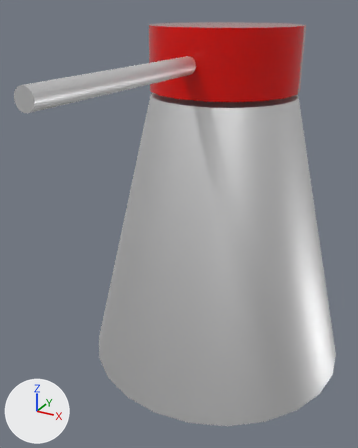
An edit to the FBX model Assets/Models/Turret.fbx, drawn before and after from the same camera.
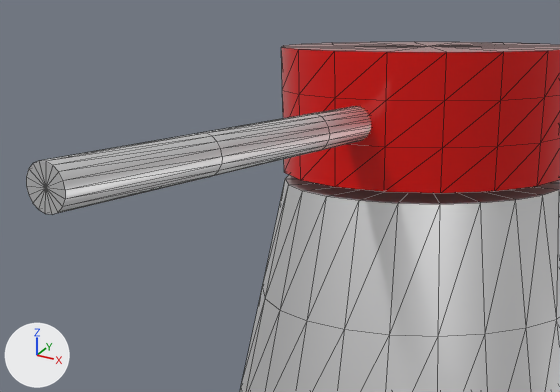
There are two pictures of each version: one whole from a camera (50 mm lens) standing at (0.82, -3.3, 2.21) and looking at (-0.47, -0.96, 1.04), one close up on the part from 0% to 83% of the width and 0% to 46% of the height. Arrows for +X, +Y and +Z are at lower left; the lights stay in place. The close-ups show mesh edges as thin lines. Where no turn or scale is listed for an object, it has been applied to the vertices.
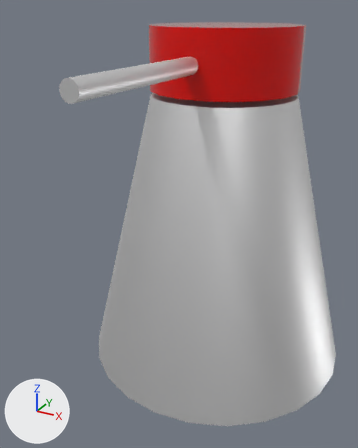
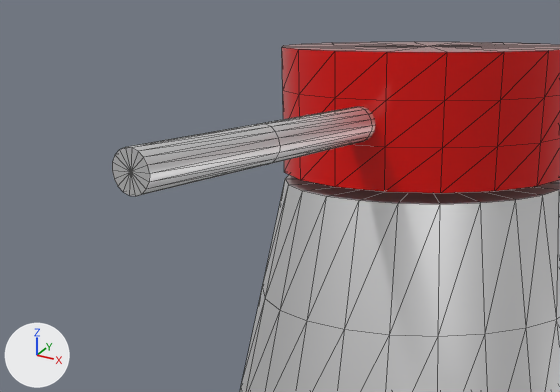
The newer file is also turned or shifted as a whole; pictures and numbers use the older file's frame.

The change in detail:
me_mesh_002 has 74 vertices, 144 faces and spans x -0.045..0.045, y -1.362..0.0, z -0.044..0.044.
me_mesh_002 is used by ob_cylinder002; location (-0.402, -0.751, 1.932).
me_mesh_002 part 1: the whole mesh is moved by (0.012, 0.205, 0.0).

Where the change shows, as pixel boxes [x1, y1, x2, y2] in the close-ups (560 x 392 px):
'Cylinder002', mesh moved: before [26, 106, 371, 214]; after [112, 107, 375, 196]
